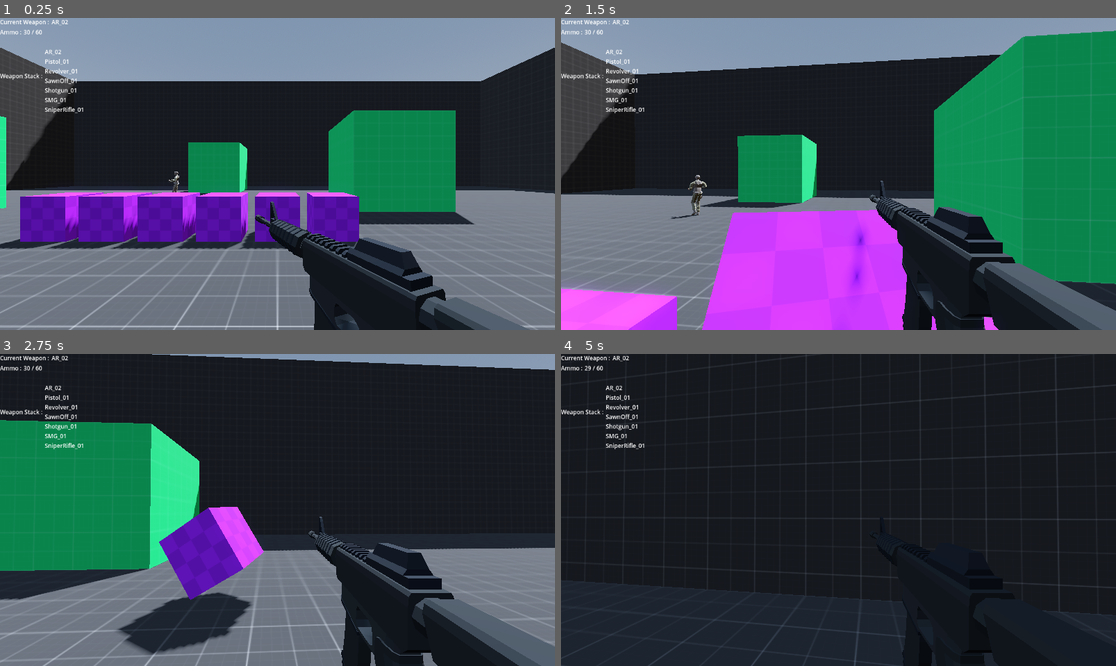
Above: before the commit, frames 1-4 (two rows, left to right).
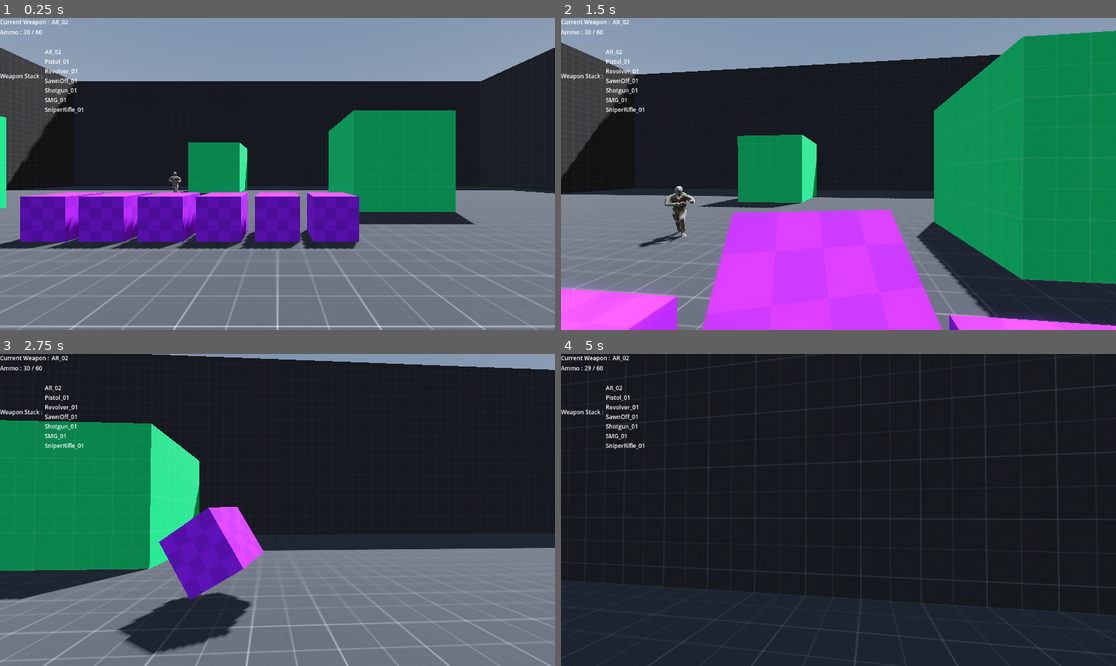
Above: after the commit, the same moments.

Repository: Robe-Dev/fps-starter-project
Game: Godot game, scene res://scenes/test_map_001.tscn
Two runs of this game, one before a commit and one after it. Both use one fixed random seed, a clock stepped at 60 frames per second and the inputs below. The project has no main scene, so this scene is started directly.
Inputs (mouse positions are in pixels of both pictures, inside the frame that each line leads up to):
- Up to frame 1 (0.25 s): no input
- Up to frame 2 (1.5 s): move the mouse to (866, 174) at 0.52 s; hold W (fwd) from 0.53 s (still down); tap Space (action_1) at 0.6 s; move the mouse to (810, 174) at 1.27 s; tap R (action_4) at 1.35 s
- Up to frame 3 (2.75 s): keep holding W (fwd); move the mouse to (288, 503) at 2.02 s; tap S (bwd) at 2.1 s
- Up to frame 4 (5 s): keep holding W (fwd); move the mouse to (832, 516) at 2.77 s; click (832, 516) at 2.85 s; move the mouse to (877, 513) at 3.52 s; hold Mouse wheel up (weapon_next) 3.53-4.28 s; move the mouse to (794, 506) at 4.27 s; tap Mouse wheel down (weapon_previous) at 4.35 s

The runs differ from the first frame. In frame 1, 7.8% of the frame differs, in the area x 30-96%, y 49-100%; in frame 2, 9.4%; in frame 3, 9.8%, in the area x 55-100%, y 52-100%; in frame 4, 1.3%.

Commit message:
Fix Commit

Diff:
--- a/resources/controllers/player.tscn
+++ b/resources/controllers/player.tscn
@@ -1145,10 +1145,12 @@
 start_weapons = Array[String](["AR_02", "Pistol_01", "Revolver_01", "SawnOff_01", "Shotgun_01", "SMG_01", "SniperRifle_01"])
 
 [node name="AR_02" type="Node3D" parent="Yaw/Pitch/Inventory"]
+transform = Transform3D(-3.49664e-06, -9.36921e-07, 1, -0.258819, 0.965926, 0, -0.965926, -0.258819, -3.61999e-06, 0, -0.25, 0)
 visible = false
 
 [node name="AssaultRifle2_1" parent="Yaw/Pitch/Inventory/AR_02" instance=ExtResource("2_piuqs")]
 transform = Transform3D(0.25, 0, 0, 0, 0.25, 0, 0, 0, 0.25, 0, 0, 0)
+visible = false
 
 [node name="Pistol_01" type="Node3D" parent="Yaw/Pitch/Inventory"]
 transform = Transform3D(1, 0, 0, 0, 1, 0, 0, 0, 1, 0.1, 0, 0)
@@ -1179,7 +1181,7 @@
 transform = Transform3D(0.25, 0, 0, 0, 0.25, 0, 0, 0, 0.25, 0, 0, 0)
 
 [node name="SniperRifle_01" type="Node3D" parent="Yaw/Pitch/Inventory"]
-transform = Transform3D(-4.2222e-08, -1.13133e-08, 1, -0.258819, 0.965926, -4.68953e-14, -0.965926, -0.258819, -4.37114e-08, 0, -0.4, 0)
+transform = Transform3D(-3.49664e-06, -9.36921e-07, 1, -0.258819, 0.965926, 0, -0.965926, -0.258819, -3.61999e-06, 0, -0.4, 0)
 visible = false
 
 [node name="SniperRifle_1" parent="Yaw/Pitch/Inventory/SniperRifle_01" instance=ExtResource("7_h0i4b")]
--- a/scripts/controllers/ai_controller.gd
+++ b/scripts/controllers/ai_controller.gd
@@ -11,12 +11,10 @@
 var current_patrol_index: int = 0
 
 # Follow parameters
-@export var follow_distance: float = 10.0
-@export var close_distance: float = 5.0
+@export var in_reach_distance: float = 5.0
 @export var speed: float = 2.5
 @export var detection_radius: float = 15.0
 @export var field_of_view_angle: float = 225.0  # Field of view angle in degrees
-
 
 @export var approximate_mass : float = 80.0
 
@@ -37,26 +35,25 @@
 	# Add the gravity.
 	if not is_on_floor():
 		velocity += get_gravity() * delta
-	else :
-		match state:
-			"patrol":
-				patrol(delta)
-				check_for_targets()
-			"follow":
-				follow(delta)
-				check_for_targets()
+
+	match state:
+		"patrol":
+			patrol(delta)
+			check_for_targets()
+		"follow":
+			follow(delta)
+			check_for_targets()
 
 	look_at_target(delta)
 
+	velocity = root_velocity
+
 	push_away_rigid_bodies()
-
-	velocity = root_velocity
 	move_and_slide()
 
 func set_root_motion_animation(delta : float, movement_amount : float) -> void:
 	if target_direction.length() > 0:
 		movement = lerp(movement, movement_amount, 3.75 * delta)
-
 		if tween:
 			tween.kill()
 			tween = 0
@@ -78,7 +75,6 @@
 	var target = patrol_points[current_patrol_index]
 	navigation_agent_3d.target_position = target.global_position
 	target_direction = (navigation_agent_3d.get_next_path_position() - global_position).normalized()
-	target_direction.y = 0.0
 
 	set_root_motion_animation(delta, .5)
 
@@ -98,12 +94,15 @@
 		if distance < closest_distance and is_target_in_fov(target) and is_target_visible(target):
 			closest_distance = distance
 			closest_target = target
+		else :
+			state = "patrol"
+
 	if closest_target:
-		if closest_distance < follow_distance:
+		if closest_distance < detection_radius:
 			navigation_agent_3d.target_position = closest_target.global_position
 			target_direction = (navigation_agent_3d.get_next_path_position() - global_position).normalized()
-			target_direction.y = 0.0
 			set_root_motion_animation(delta, 1.0)
+			print("gate 1")
 		else :
 			state = "patrol"
 	else:
@@ -114,6 +113,7 @@
 		if global_transform.origin.distance_to(target.global_transform.origin) < detection_radius and is_target_in_fov(target) and is_target_visible(target):
 			state = "follow"
 			return
+
 	if state == "follow":
 		state = "patrol"
 
@@ -141,7 +141,7 @@
 			c.get_collider().apply_impulse(push_dir * velocity_diff_in_push_dir * push_force, c.get_position() - c.get_collider().global_position)
 
 func look_at_target(delta : float) -> void:
-		if target_direction.length() > 0.1:
+		if target_direction.length() > 0:
 			rotation.y = lerp_angle(rotation.y, atan2(target_direction.x, target_direction.z), delta * 3.75)
 
 # Check if the target is visible using a raycast
@@ -151,7 +151,7 @@
 
 	# Perform a raycast
 	var space_state = get_world_3d().direct_space_state
-	var query = PhysicsRayQueryParameters3D.create(from_position, to_position, 1)
+	var query = PhysicsRayQueryParameters3D.create(from_position, to_position)
 	query.exclude = [self]
 	var result = space_state.intersect_ray(query)
 
